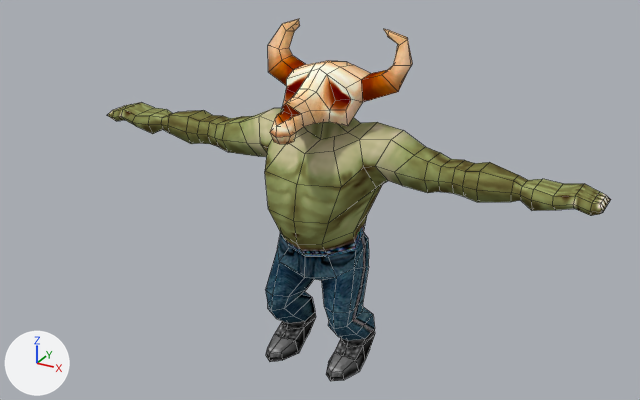
The Blender file Deserter/Assets/Mesh/Enemies/Butcher.blend as it was, and as the next commit left it.
Both versions are drawn from a camera (50 mm lens) standing at (4.85, -8.87, 6.61) and looking at (0.26, -0.53, 2.44). Arrows for +X, +Y and +Z are at lower left; the lights stay in place. The older version comes first. Mesh edges are drawn as thin lines.

Objects in the first picture: 'butcherMesh', 'skullMesh'.
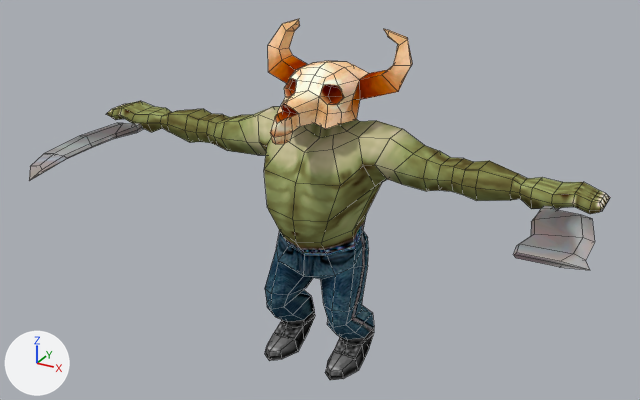
The change, as a diff of the scene's bpy script:
```diff
--- a/Deserter/Assets/Mesh/Enemies/Butcher.blend.py
+++ b/Deserter/Assets/Mesh/Enemies/Butcher.blend.py
@@ img_roughtex03_png @@
+img_roughtex03_png = load_image('RoughTex03.png', '../../Textures/RoughTex03.png', 512, 512, 'sRGB')
@@ mat_cleavermat @@
+mat_cleavermat = principled_material('CleaverMat')
+mat_cleavermat.texture = img_roughtex03_png
@@ me_cube @@
 # used by ob_skullmesh; location = (0.0, 0.025, 3.646); scale = (0.705, 0.705, 0.705)
-me_cube.from_pydata(...)  # 118 vertices, 116 faces; spans x -1.37..1.37, y -1.54..0.89, z -0.58..0.92
+me_cube.from_pydata(...)  # 148 vertices, 148 faces; spans x -1.37..1.37, y -1.6..0.91, z -0.55..0.92
+# me_cube part 1
+# 52 vertices are removed from x -0.64..0.64, y -1.54..0.12, z -0.58..0.25
+# 116 faces are deleted
+# 31 vertices move from x -0.67..0.67, y -0.8..0.89, z -0.4..0.32 to x -0.62..0.62, y -0.54..0.91, z -0.52..0.34
+# 82 vertices are added at x -0.65..0.65, y -1.6..0.12, z -0.55..0.3
+# 148 new faces join them
+# me_cube part 2: 14 kept faces spanning x -0.62..0.62, y -0.54..0.91, z -0.52..0.38 get new texture (UV) coordinates
 me_cube.materials.append(mat_matskull)
@@ me_cube_003 @@
+me_cube_003.from_pydata(...)  # 48 vertices, 46 faces; spans x -0.05..0.05, y -1.24..0.71, z -0.72..0.03
+me_cube_003.materials.append(mat_cleavermat)  # picture img_roughtex03_png
@@ me_cube_002 @@
+me_cube_002.from_pydata(...)  # 48 vertices, 46 faces; spans x -0.05..0.05, y -2.01..0.71, z -0.47..0.1
+me_cube_002.materials.append(mat_cleavermat)  # picture img_roughtex03_png
@@ ob_butchermesh @@
 ob_butchermesh = bpy.data.objects.new('butcherMesh', me_cube_001)
-ob_butchermesh.location = (0.0, 0.0, 0.0)
+ob_butchermesh.location = (-0.009, -0.005, 0.02)
 _m = ob_butchermesh.modifiers.new('Mirror', 'MIRROR')
@@ ob_cleavermesh @@
+ob_cleavermesh = bpy.data.objects.new('CleaverMesh', me_cube_003)
+ob_cleavermesh.location = (2.76, -0.194, 2.688)
+ob_cleavermesh.rotation_euler = (-1.512, -1.511, 1.571)  # degrees (-87, -87, 90)
@@ ob_machetemesh @@
+ob_machetemesh = bpy.data.objects.new('MacheteMesh', me_cube_002)
+ob_machetemesh.location = (-2.735, -0.19, 2.707)
+ob_machetemesh.rotation_euler = (0.0, 1.571, 0.0)  # degrees (0, 90, 0)
```

Boxes (x1, y1, x2, y2) around the edits, measured in the pictures (640 x 400 px; the box of a moved part takes in the faces that stretch with it):
'butcherMesh', moved
    before: (107, 102, 611, 381)
    after: (107, 101, 610, 380)
'CleaverMesh', added
    after: (514, 206, 595, 270)
'MacheteMesh', added
    after: (29, 123, 143, 181)
part 1 of me_cube, moved or reshaped
    both: (268, 19, 413, 144)
part 2 of me_cube, surface changed
    both: (331, 61, 352, 66)
